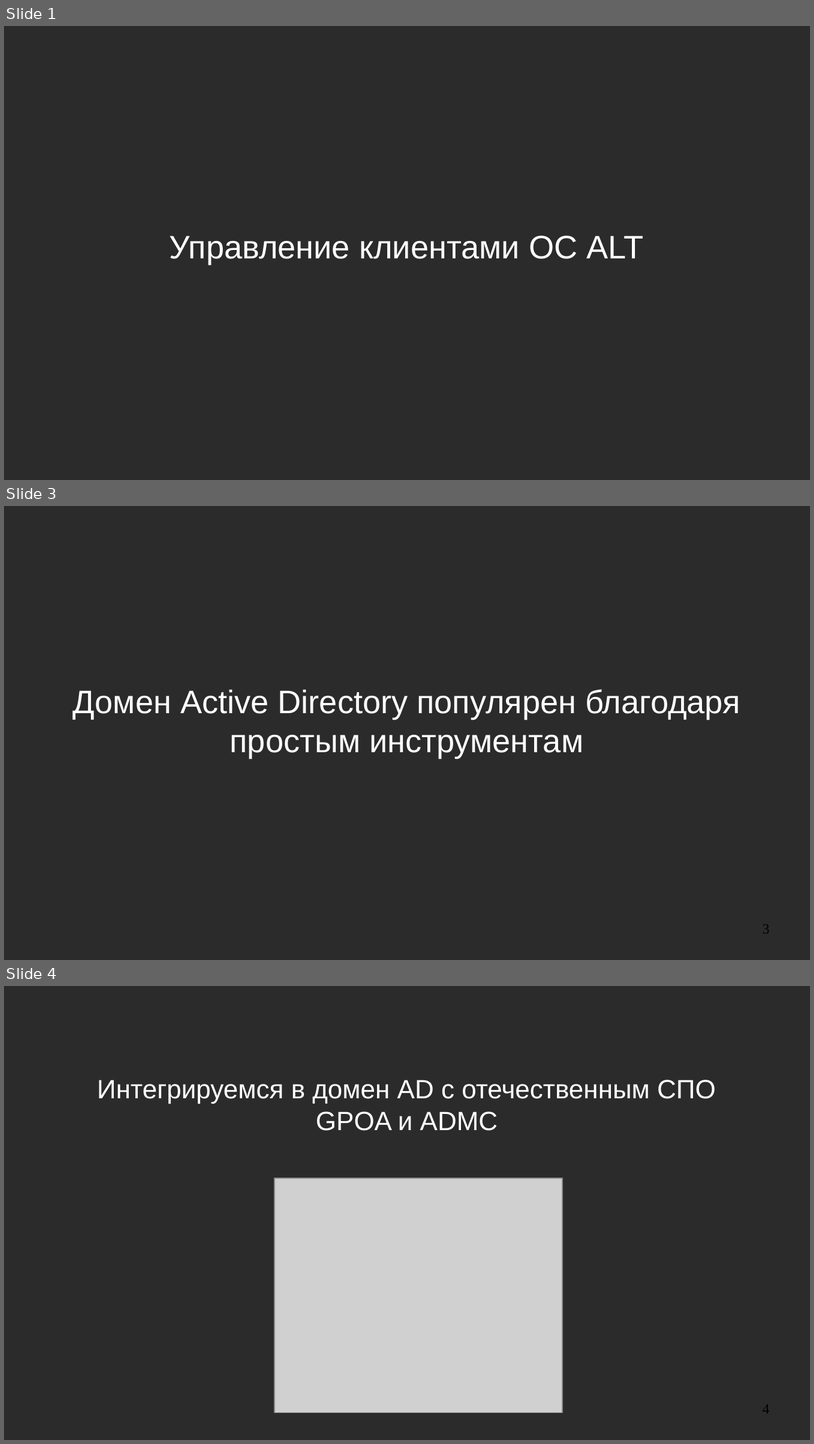
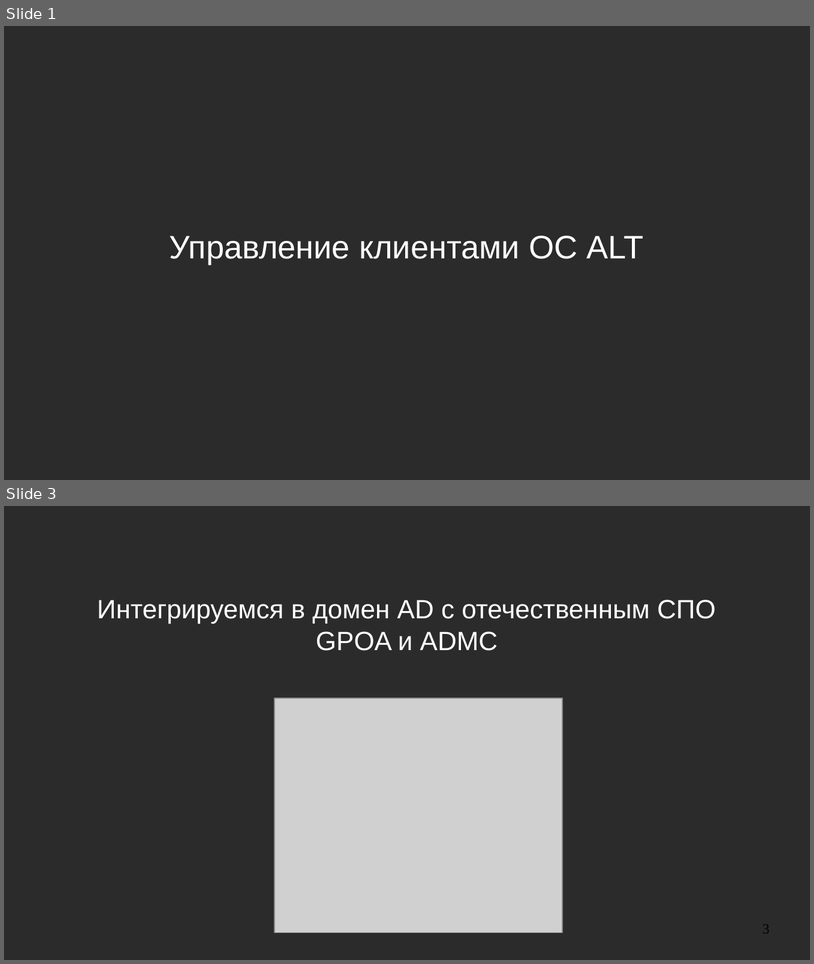
Before and after one commit to NIR-Ginko/presentations, a slide deck: 2020-11-05 Group Policies in ALT/abstract.odp. Shown one above the other, each under a label of ours: slides 1, 3 and 4 before the commit, slides 1 and 3 after it; the slides between them are not shown. The pictures are 814x1444 and 814x964 pixels, drawn with LibreOffice and Linux fonts; fonts in the diff are those of the drawing; grey boxes stand for pictures; background and template pictures are left out; a plain dark background stands for a picture behind light text. Boxes give left, top, right and bottom in pixels: in the first picture for what was removed or moved away, otherwise in the second. Text is boxed around its words. In the diff, an @@ line names an element or a change of style, - is before the commit and + after.

```diff
--- a/2020-11-05 Group Policies in ALT/abstract.odp
+++ b/2020-11-05 Group Policies in ALT/abstract.odp
@@ slide 3 removed at <box>4,506,810,960</box>, background picture (left out) @@
@@ subtitle removed at <box>72,689,741,758</box> @@
-Домен Active Directory популярен благодаря простым инструментам
@@ page number removed at <box>763,924,770,933</box> @@
-3
@@ what was slide 4 is now slide 3 @@
@@ page number at <box>763,924,770,933</box>: text changed @@
-4
+3
```
Also in this commit, not shown: 2 slides changed, 4 other files.
